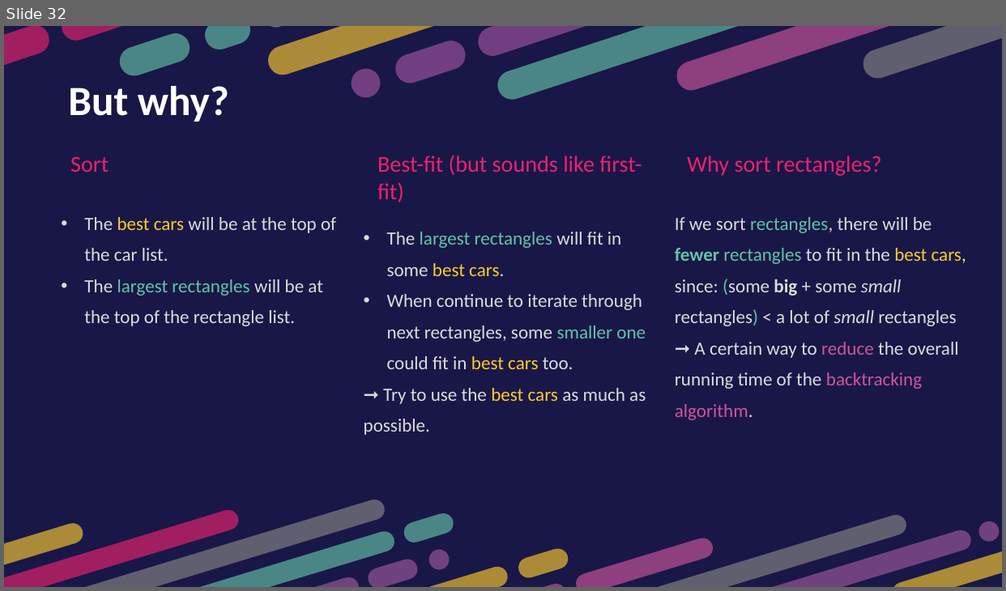
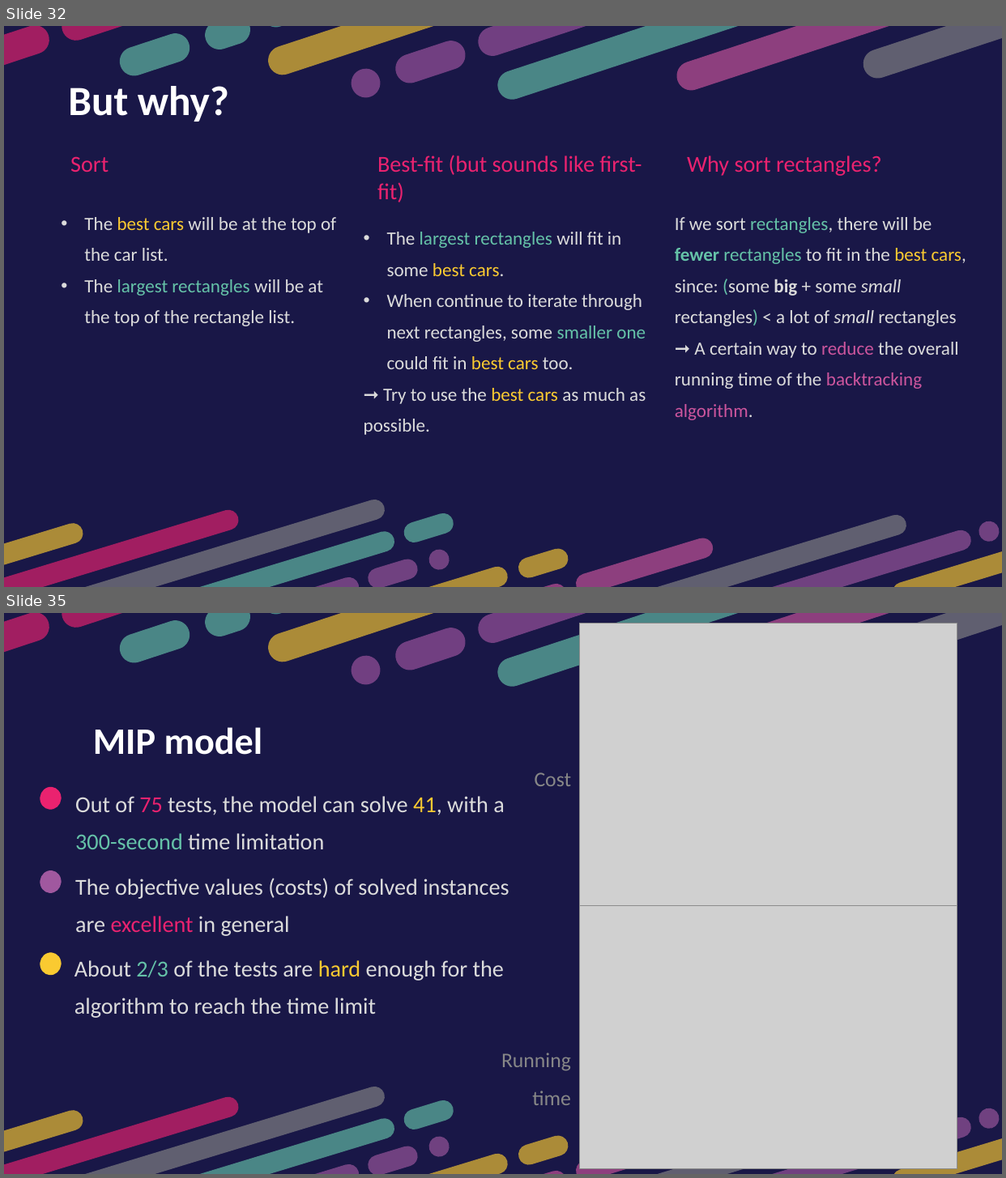
Before and after one commit to htnminh/optimization-project, a slide deck: presentation/General 2D Bin Packing Problem.pptx. Shown one above the other, each under a label of ours: slide 32 before the commit, slides 32 and 35 after it; the slides between them are not shown. The pictures are 1006x591 and 1006x1178 pixels, drawn with LibreOffice and Linux fonts; fonts in the diff are those of the drawing; grey boxes stand for pictures. Boxes give left, top, right and bottom in pixels: in the first picture for what was removed or moved away, otherwise in the second. Text is boxed around its words. In the diff, an @@ line names an element or a change of style, - is before the commit and + after.

```diff
--- a/presentation/General 2D Bin Packing Problem.pptx
+++ b/presentation/General 2D Bin Packing Problem.pptx
@@ slide 35 added at [4,613,1002,1174], background #191747 @@
@@ group added at [4,613,1002,779]: 15 freeform shapes @@
@@ picture added at [580,623,957,905] @@
@@ text added at [93,727,263,755], 36 pt, text #FFFFFF, bold @@
+MIP model
@@ text added at [535,773,572,786], 20 pt, text #878787 @@
+Cost
@@ freeform shape added at [36,783,65,813], fill #EA226F @@
@@ text added at [75,796,505,850], 22 pt, text #DBDBDB @@
+Out of 75 tests, the model can solve 41, with a 300-second time limitation
@@ freeform shape added at [36,867,65,897], fill #A0589F @@
@@ text added at [75,878,509,936], 22 pt, text #DBDBDB @@
+The objective values (costs) of solved instances are excellent in general
@@ picture added at [580,887,957,1170] @@
@@ freeform shape added at [36,950,65,979], fill #FACA31 @@
@@ text added at [74,960,504,1018], 22 pt, text #DBDBDB @@
+About 2/3 of the tests are hard enough for the algorithm to reach the time limit
@@ text added at [501,1053,571,1105], 20 pt, text #878787 @@
+Running time
@@ group added at [4,1018,1002,1174]: 20 freeform shapes @@
```
Also in this commit, not shown: 3 slides changed, 1 other slide added, 1 other file.
